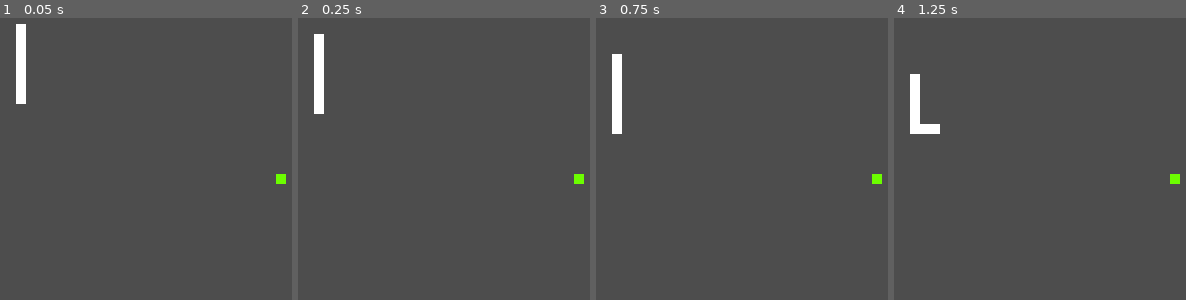
Above: before the commit, frames 1-4 (left to right).
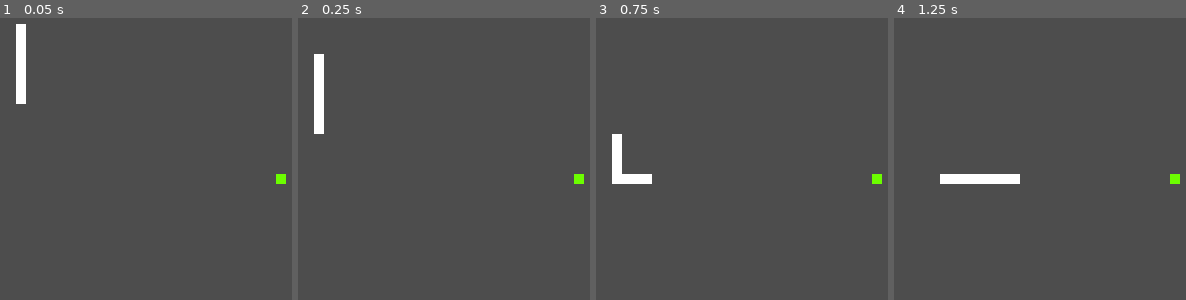
Above: after the commit, the same moments.

Repository: AyaPK/snake-study
Game: Godot game, scene res://level.tscn
Same seed, same stepped clock (60 frames per second), same inputs: the game is played once before the commit and once after it.
Inputs:
- Up to frame 1 (0.05 s): no input
- Up to frame 2 (0.25 s): no input
- Up to frame 3 (0.75 s): hold Right (ui_right) from 0.53 s (still down)
- Up to frame 4 (1.25 s): keep holding Right (ui_right)

Frame 1 is identical in both runs. In frame 2, 0.5% of the frame differs, in the area x 5-9%, y 5-42%; in frame 3, 1.9%, in the area x 5-20%, y 12-59%; in frame 4, 1.9%.

Commit message:
Eat food and grow

Diff:
--- a/head.gd
+++ b/head.gd
@@ -5,7 +5,6 @@
 func _ready() -> void:
 	pass # Replace with function body.
 
-
 # Called every frame. 'delta' is the elapsed time since the previous frame.
 func _process(delta: float) -> void:
 	pass
--- a/level.gd
+++ b/level.gd
@@ -5,10 +5,7 @@
 # Called when the node enters the scene tree for the first time.
 func _ready() -> void:
 	spawn_food()
-	pass # Replace with function body.
-
 
 func spawn_food() -> void:
 	var food: Food = FOOD.instantiate()
 	add_child(food)
-	pass
--- a/snake.gd
+++ b/snake.gd
@@ -1,12 +1,15 @@
 extends Node2D
 
+const BODY_PART = preload("uid://cgei2p1fpmduj")
+
+@onready var checker: RayCast2D = $Checker
+
 var direction: String = "down"
-var move_speed: float = 0.2
-
+var move_speed: float = 0.05
 var new_pos: Vector2
 var old_pos: Vector2
-
 var accepting_input: bool = true
+var should_spawn_part: bool = false
 
 func _ready() -> void:
 	$Timer.wait_time = move_speed
@@ -17,33 +20,89 @@
 	_move_snake()
 
 func _move_snake() -> void:
+	if direction == "down":
+		checker.rotation = 0
+	elif direction == "right":
+		checker.rotation = 4.7
+	elif direction == "left":
+		checker.rotation = 1.6
+	elif direction == "up":
+		checker.rotation = 3.2
+
+	check_ahead()
+
 	old_pos = $Head.global_position
 
 	if direction == "down":
 		$Head.global_position.y += 10
+		if $Head.global_position.y > 600:
+			$Head.global_position.y = 0
+		checker.global_position.y += 10
+		if checker.global_position.y > 600:
+			checker.global_position.y = 5
 	elif direction == "right":
 		$Head.global_position.x += 10
+		if $Head.global_position.x > 600:
+			$Head.global_position.x = 0
+		checker.global_position.x += 10
+		if checker.global_position.x > 600:
+			checker.global_position.x = -5
 	elif direction == "left":
 		$Head.global_position.x -= 10
+		if $Head.global_position.x < 0:
+			$Head.global_position.x = 600
+		checker.global_position.x -= 10
+		if checker.global_position.x < 0:
+			checker.global_position.x = 605
 	elif direction == "up":
 		$Head.global_position.y -= 10
+		if $Head.global_position.y < 0:
+			$Head.global_position.y = 595
+		checker.global_position.y -= 10
+		if checker.global_position.y < 0:
+			checker.global_position.y = 600
 	new_pos = $Head.global_position
 	for _c in get_children():
 		if _c is StaticBody2D and _c is not Head:
 			new_pos = _c.global_position
 			_c.global_position = old_pos
 			old_pos = new_pos
+
+	if should_spawn_part:
+		spawn_body_part()
+
 	accepting_input = true
-	pass
 
-func _process(delta: float) -> void:
+func _process(_delta: float) -> void:
 	if accepting_input:
-		accepting_input = false
 		if Input.is_action_pressed("ui_right") and direction != "left":
 			direction = "right"
+			accepting_input = false
 		elif Input.is_action_pressed("ui_down") and direction != "up":
 			direction = "down"
+			accepting_input = false
 		elif Input.is_action_pressed("ui_up") and direction != "down":
 			direction = "up"
+			accepting_input = false
 		elif Input.is_action_pressed("ui_left") and direction != "right":
 			direction = "left"
+			accepting_input = false
+
+func check_ahead() -> void:
+	# Update the raycast before checking
+	checker.force_raycast_update()
+
+	# Check collision and confirm class type
+	if checker.is_colliding():
+		var collider = checker.get_collider()
+		if collider is Food:
+			collider.queue_free()
+			await collider.tree_exited
+			get_parent().spawn_food()
+			should_spawn_part = true
+
+func spawn_body_part():
+	var new_part: StaticBody2D = BODY_PART.instantiate()
+	add_child(new_part)
+	new_part.global_position = new_pos
+	should_spawn_part = false
--- a/snake.tscn
+++ b/snake.tscn
@@ -34,4 +34,9 @@
 [node name="body7" parent="." instance=ExtResource("2_2x2sd")]
 position = Vector2(0, -70)
 
+[node name="Checker" type="RayCast2D" parent="."]
+position = Vector2(5, 5)
+target_position = Vector2(0, 11)
+collide_with_areas = true
+
 [connection signal="timeout" from="Timer" to="." method="_on_timer_timeout"]
